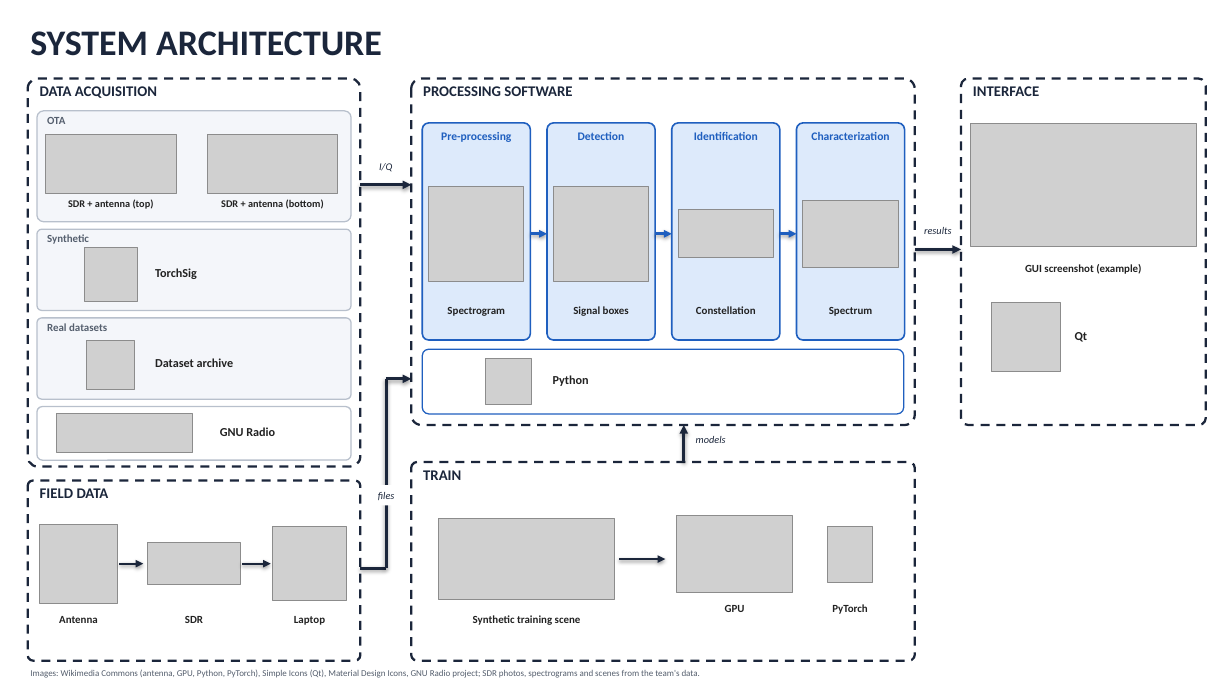
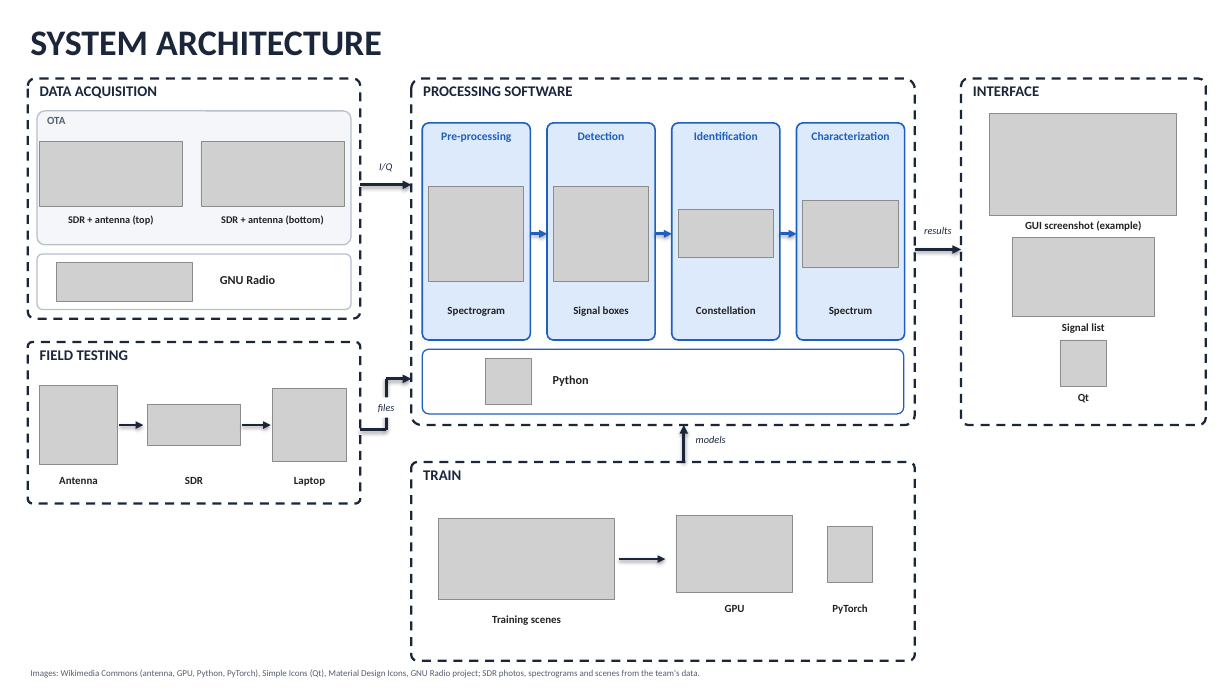
Before and after one commit to kaankirdar05/EEE-493, a slide deck: slide 1 of docs/system_architecture.pptx. Drawn at 1232x693 pixels with LibreOffice and Linux fonts; fonts in the diff are those of the drawing; grey boxes stand for pictures. Boxes give left, top, right and bottom in pixels: in the first picture for what was removed or moved away, otherwise in the second. Text is boxed around its words. In the diff, an @@ line names an element or a change of style, - is before the commit and + after.

```diff
--- a/docs/system_architecture.pptx
+++ b/docs/system_architecture.pptx
@@ rounded rectangle: place and size @@
-rounded rectangle at (28, 79, 360, 467)
+rounded rectangle at (28, 79, 360, 319)
@@ rounded rectangle: place and size @@
-rounded rectangle at (37, 111, 351, 222)
+rounded rectangle at (37, 111, 351, 245)
@@ picture: place and size @@
-picture at (970, 123, 1197, 246)
+picture at (990, 114, 1177, 215)
@@ picture: place and size @@
-picture at (45, 135, 176, 194)
+picture at (39, 141, 182, 206)
@@ picture: place and size @@
-picture at (207, 135, 337, 194)
+picture at (201, 141, 344, 206)
@@ text "SDR + antenna (top)": place and size @@
-text "SDR + antenna (top)" at (68, 199, 154, 209)
+text "SDR + antenna (top)" at (68, 215, 154, 225)
@@ text removed at (47, 234, 89, 244) @@
-Synthetic
@@ text "SDR + antenna (bottom)": place and size @@
-text "SDR + antenna (bottom)" at (221, 199, 324, 209)
+text "SDR + antenna (bottom)" at (221, 215, 324, 225)
@@ text "GUI screenshot (example)": place and size @@
-text "GUI screenshot (example)" at (1025, 264, 1141, 274)
+text "GUI screenshot (example)" at (1025, 221, 1141, 231)
@@ picture added at (1013, 238, 1154, 317) @@
@@ rounded rectangle: place and size @@
-rounded rectangle at (37, 229, 351, 311)
+rounded rectangle at (37, 254, 351, 310)
@@ rounded rectangle at (37, 254, 351, 310): fill #F4F6FA to #FFFFFF; proportions changed @@
@@ picture: place and size @@
-picture at (56, 414, 192, 453)
+picture at (56, 262, 192, 301)
@@ picture removed at (84, 248, 138, 301) @@
@@ text removed at (155, 268, 197, 279) @@
-TorchSig
@@ text "GNU Radio": place and size @@
-text "GNU Radio" at (220, 427, 275, 436)
+text "GNU Radio" at (220, 275, 275, 284)
@@ rounded rectangle removed at (37, 318, 351, 399) @@
@@ text removed at (47, 323, 107, 331) @@
-Real datasets
@@ text added at (1062, 323, 1104, 333), 8.5 pt, text #222222, bold @@
+Signal list
@@ rounded rectangle: place and size @@
-rounded rectangle at (37, 407, 351, 460)
+rounded rectangle at (28, 342, 360, 504)
@@ rounded rectangle at (28, 342, 360, 504): fill #FFFFFF to none; outline #B8C0CC 1 pt to #1B263B 1.75 pt dashed; proportions changed @@
@@ text added at (40, 350, 129, 360), 11.5 pt, text #1B263B, bold @@
+FIELD TESTING
@@ picture removed at (87, 341, 135, 389) @@
@@ text removed at (155, 358, 234, 367) @@
-Dataset archive
@@ picture: place and size @@
-picture at (991, 302, 1060, 372)
+picture at (1060, 340, 1106, 386)
@@ line moved from (386, 568) - (386, 379) to (386, 430) - (386, 379) @@
@@ text "files": place and size @@
-text "files" at (378, 492, 395, 500)
+text "files" at (378, 404, 395, 412)
@@ text "Qt": place and size @@
-text "Qt" at (1075, 332, 1088, 342)
+text "Qt" at (1078, 394, 1089, 403)
@@ text "Qt" at (1078, 394, 1089, 403): size 9.5 to 8.5 pt; alignment left to centre @@
@@ 3 pictures, 3 texts, 2 arrows, 1 line: place and size @@
-3 pictures, 3 texts, 2 arrows, 1 line at (39, 524, 386, 625)
+3 pictures, 3 texts, 2 arrows, 1 line at (39, 385, 386, 486)
@@ rounded rectangle removed at (28, 481, 360, 661) @@
@@ text removed at (40, 488, 109, 498) @@
-FIELD DATA
@@ text at (492, 615, 561, 625): text changed @@
-Synthetic training scene
+Training scenes
```
Also in this commit, not shown: 1 other file.
